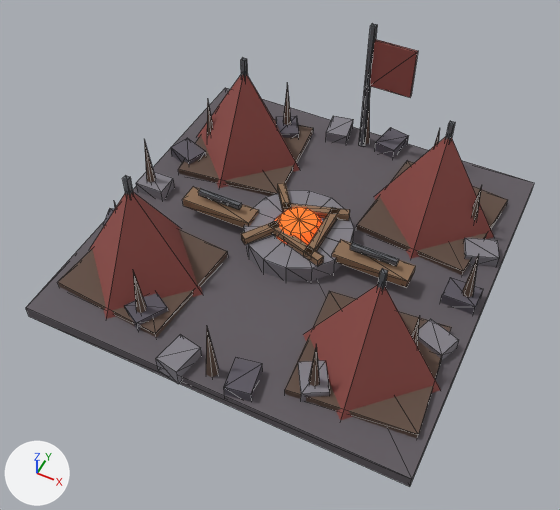
Two versions of the glTF model models/buildings/army_camp.glb, one commit apart.
Camera for both pictures: a 50 mm camera at (3.34, -7.3, 8.85) aimed at (0.06, -0.74, 0.64). The axes (+X, +Y, +Z) are drawn at lower left. The lights are the same throughout. The picture after the commit comes second. Mesh edges are drawn as thin lines. Vertices at exactly the same position are counted once.

Names of what the first picture shows: 'Ashen Legion Camp'.
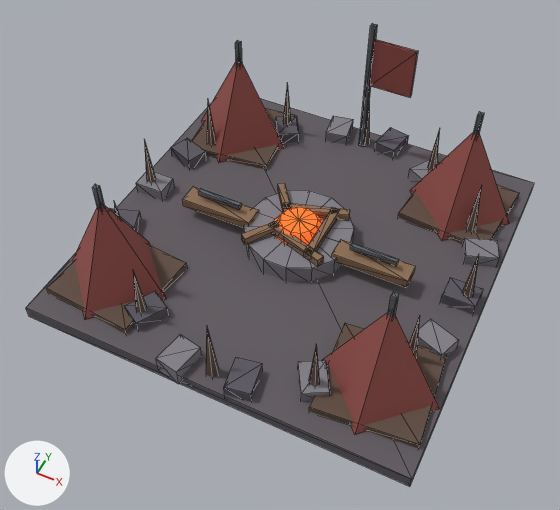
Location of each change, [x1, y1, x2, y2] in pixels of the pictures (560 x 510 px; the box of a moved part takes in the faces that stretch with it):
part 1 of me_ashen_legion_camp, moved or reshaped
    before: [198, 74, 300, 188]
    after: [202, 61, 284, 163]
part 2 of me_ashen_legion_camp, moved or reshaped
    before: [374, 137, 494, 259]
    after: [410, 132, 510, 241]
part 3 of me_ashen_legion_camp, moved or reshaped
    before: [90, 192, 203, 319]
    after: [72, 206, 166, 320]
part 4 of me_ashen_legion_camp, moved or reshaped
    before: [303, 285, 440, 420]
    after: [322, 312, 440, 434]
part 5 of me_ashen_legion_camp, moved or reshaped
    before: [178, 119, 313, 196]
    after: [192, 108, 295, 170]
part 6 of me_ashen_legion_camp, moved or reshaped
    before: [356, 160, 508, 275]
    after: [398, 161, 519, 245]
part 7 of me_ashen_legion_camp, moved or reshaped
    before: [58, 229, 228, 338]
    after: [47, 245, 187, 334]
part 8 of me_ashen_legion_camp, moved or reshaped
    before: [285, 291, 451, 438]
    after: [309, 323, 447, 449]
part 9 of me_ashen_legion_camp, moved or reshaped
    before: [241, 58, 247, 77]
    after: [235, 40, 242, 64]
part 10 of me_ashen_legion_camp, moved or reshaped
    before: [446, 121, 455, 141]
    after: [473, 111, 484, 137]
part 11 of me_ashen_legion_camp, moved or reshaped
    before: [122, 175, 133, 197]
    after: [92, 184, 105, 210]
part 12 of me_ashen_legion_camp, moved or reshaped
    before: [377, 268, 388, 290]
    after: [387, 292, 399, 318]

The change, as a list of edits to the scene's bpy script:
```text
Change me_ashen_legion_camp:
    where me_ashen_legion_camp.from_pydata(...)  # 494 vertices, 748 faces; spans x -2.88..2.88, y -2.94..2.94, z 0.0..2.5
    used by ob_ashen_legion_camp; location = (0.0, 0.0, 0.0)
    me_ashen_legion_camp part 1: the loose piece of 6 vertices spanning x -2.67..-0.63, y 0.43..2.47, z 0.14..1.86 is scaled about its middle by (0.804, 0.804, 0.919), then moved by (-0.3, 0.37, 0.0)
    me_ashen_legion_camp part 2: the loose piece of 6 vertices spanning x 0.63..2.67, y 0.38..2.42, z 0.14..1.86 is scaled about its middle by (0.804, 0.804, 0.919), then moved by (0.3, 0.38, 0.0)
    me_ashen_legion_camp part 3: the loose piece of 6 vertices spanning x -2.77..-0.73, y -2.57..-0.53, z 0.14..1.86 is scaled about its middle by (0.804, 0.804, 0.919), then moved by (-0.25, -0.31, 0.0)
    me_ashen_legion_camp part 4: the loose piece of 6 vertices spanning x 0.78..2.82, y -2.57..-0.53, z 0.14..1.86 is scaled about its middle by (0.804, 0.804, 0.919), then moved by (0.24, -0.27, 0.0)
    me_ashen_legion_camp part 5: the loose piece of 8 vertices spanning x -2.62..-0.68, y 0.48..2.42, z 0.16..0.3 is scaled about its middle by (0.811, 0.811, 1), then moved by (-0.3, 0.37, 0.0)
    me_ashen_legion_camp part 6: the loose piece of 8 vertices spanning x 0.69..2.61, y 0.44..2.36, z 0.16..0.3 is scaled about its middle by (0.811, 0.811, 1), then moved by (0.3, 0.38, 0.0)
    me_ashen_legion_camp part 7: the loose piece of 8 vertices spanning x -2.69..-0.81, y -2.49..-0.61, z 0.16..0.3 is scaled about its middle by (0.811, 0.811, 1), then moved by (-0.25, -0.31, 0.0)
    me_ashen_legion_camp part 8: the loose piece of 8 vertices spanning x 0.85..2.75, y -2.5..-0.6, z 0.16..0.3 is scaled about its middle by (0.811, 0.811, 1), then moved by (0.24, -0.27, 0.0)
    me_ashen_legion_camp part 9: the loose piece of 8 vertices spanning x -1.68..-1.62, y 1.41..1.49, z 0.19..2.05 is moved by (-0.3, 0.37, 0.0)
    me_ashen_legion_camp part 10: the loose piece of 8 vertices spanning x 1.62..1.68, y 1.37..1.43, z 0.19..2.05 is moved by (0.3, 0.38, 0.0)
    me_ashen_legion_camp part 11: the loose piece of 8 vertices spanning x -1.78..-1.72, y -1.59..-1.51, z 0.19..2.05 is moved by (-0.25, -0.31, 0.0)
    me_ashen_legion_camp part 12: the loose piece of 8 vertices spanning x 1.76..1.84, y -1.59..-1.51, z 0.19..2.05 is moved by (0.24, -0.27, 0.0)
```
